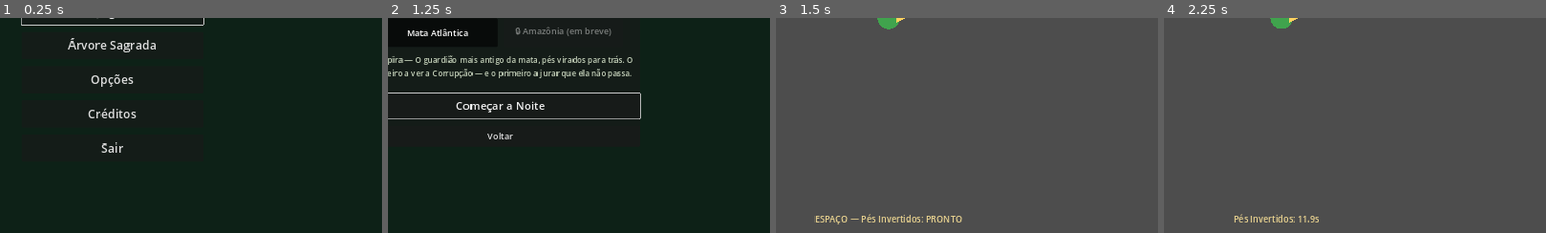
Above: before the commit, frames 1-4 (left to right).
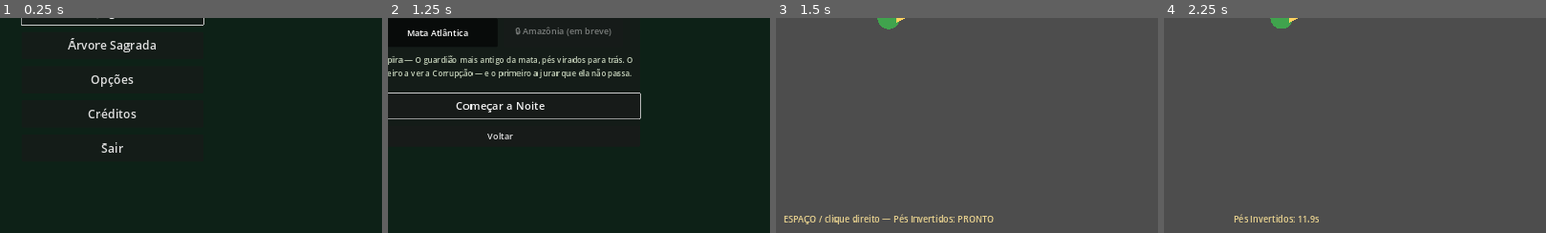
Above: after the commit, the same moments.

Repository: DevAndreNarcizo/RECONTO-While-I-Shine
Game: Godot game, scene res://scenes/Main.tscn
Same seed, same stepped clock (60 frames per second), same inputs: the game is played once before the commit and once after it.
Inputs (mouse positions are % of the whole screen's width and height, from its top left):
- Up to frame 1 (0.25 s): no input
- Up to frame 2 (1.25 s): click "Jogar" at 0.5 s
- Up to frame 3 (1.5 s): click "Começar a Noite" at 1.25 s
- Up to frame 4 (2.25 s): tap Enter at 2 s; move the mouse to (72, 45) at 2.02 s; press the mouse at (72, 45) at 2.03 s; hold D (move_right) from 2.03 s (still down); tap Space (ability) at 2.1 s
The pictures show only the part of the screen within x 35-85%, y 50-100%; the shares and areas given below are measured in that part.

Frames 1-2 are identical in both runs. In frame 3, 1.2% of the frame differs, in the area x 2-57%, y 91-96%; in frame 4, nothing differs.

Commit message:
feat: movimento pelo mouse e habilidade no clique direito
Segurar o botão esquerdo move o Curupira em direção ao cursor (com
deadzone anti-tremedeira; WASD/analógico continuam funcionando e têm
prioridade). O clique direito dispara a habilidade ativa da lenda —
o ataque dos encantos segue automático (pilar do GDD §3.1).

Co-Authored-By: Claude Fable 5 <noreply@anthropic.com>

Diff:
--- a/game/project.godot
+++ b/game/project.godot
@@ -70,6 +70,12 @@
 "deadzone": 0.2,
 "events": [Object(InputEventKey,"resource_local_to_scene":false,"resource_name":"","device":-1,"window_id":0,"alt_press …(191 unchanged characters)…
 , Object(InputEventJoypadMotion,"resource_local_to_scene":false,"resource_name":"","device":-1,"axis":5,"axis_value":1.0,"script":null)
+, Object(InputEventMouseButton,"resource_local_to_scene":false,"resource_name":"","device":-1,"window_id":0,"alt_pressed":false,"shift_pressed":false,"ctrl_pressed":false,"meta_pressed":false,"button_mask":2,"position":Vector2(0, 0),"global_position":Vector2(0, 0),"factor":1.0,"button_index":2,"canceled":false,"pressed":true,"double_click":false,"script":null)
+]
+}
+move_click={
+"deadzone": 0.2,
+"events": [Object(InputEventMouseButton,"resource_local_to_scene":false,"resource_name":"","device":-1,"window_id":0,"alt_pressed":false,"shift_pressed":false,"ctrl_pressed":false,"meta_pressed":false,"button_mask":1,"position":Vector2(0, 0),"global_position":Vector2(0, 0),"factor":1.0,"button_index":1,"canceled":false,"pressed":true,"double_click":false,"script":null)
 ]
 }
 
--- a/game/scripts/player/player.gd
+++ b/game/scripts/player/player.gd
@@ -63,8 +63,16 @@
 func heal(amount: float) -> void:
 	hp = minf(stats.max_hp, hp + amount)
 
+# Movimento por mouse: segurar o botão esquerdo anda em direção ao cursor.
+# Deadzone evita tremedeira quando o cursor está em cima do personagem.
+const MOUSE_DEADZONE := 10.0
+
 func _physics_process(delta: float) -> void:
 	var input_dir := Input.get_vector("move_left", "move_right", "move_up", "move_down")
+	if input_dir == Vector2.ZERO and Input.is_action_pressed("move_click"):
+		var to_mouse := get_global_mouse_position() - global_position
+		if to_mouse.length() > MOUSE_DEADZONE:
+			input_dir = to_mouse.normalized()
 	var target := input_dir * stats.move_speed
 	var rate := accel if input_dir != Vector2.ZERO else decel
 	velocity = velocity.move_toward(target, rate * delta) + external_push
--- a/game/scripts/ui/hud.gd
+++ b/game/scripts/ui/hud.gd
@@ -58,7 +58,7 @@
 	if player.legend == null or player.legend.active_id == &"":
 		return ""
 	if player.ability_cd_left <= 0.0:
-		return "ESPAÇO — %s: PRONTO" % player.legend.active_name
+		return "ESPAÇO / clique direito — %s: PRONTO" % player.legend.active_name
 	return "%s: %.1fs" % [player.legend.active_name, player.ability_cd_left]
 
 ## Ícones da build em texto (placeholder até termos ícones de verdade na fase 5).
Not shown, added: game/icon.svg.import
